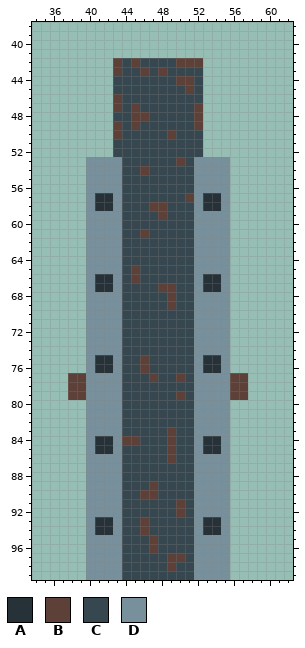
One commit to this sprite sheet: assets/images/door.png. That is the earlier state.
The file is 100x100 pixels. Shown: x 34..62, y 38..99.
Palette (. is transparent): A #263238  B #5d4037  C #37474f  D #78909c
The result:
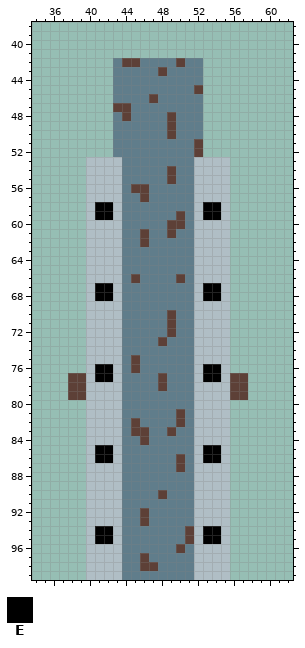
Colours new in this view: E #000000
Changes in this commit:
colour C: #37474f -> #607d8b
colour D: #78909c -> #b0bec5
y 42: x 43..44 BC -> CB; x 51..52 BB -> CC
y 43: x 43 B -> C; x 46 B -> C
y 44: x 50..51 BB -> CC
y 45: x 51..52 BC -> CB
y 46: x 43 B -> C; x 47 C -> B
y 47: x 44..45 CB -> BC; x 52 B -> C
y 48: x 44..46 CBB -> BCC; x 49 C -> B; x 52 B -> C
y 49: x 43 B -> C; x 45 B -> C; x 49 C -> B; x 52 B -> C
y 50: x 43 B -> C
y 51..52: x 52 C -> B
y 53: x 50 B -> C
y 54: x 46 B -> C; x 49 C -> B
y 55: x 49 C -> B
y 56: x 45..46 CC -> BB
y 57: x 41..42 AA -> DD; x 46 C -> B; x 51 B -> C; x 53..54 AA -> DD
y 58: x 41..42 AA -> EE; x 47..48 BB -> CC; x 53..54 AA -> EE
y 59: x 41..42 DD -> EE; x 48 B -> C; x 50 C -> B; x 53..54 DD -> EE
y 60: x 49..50 CC -> BB
y 61: x 49 C -> B
y 62: x 46 C -> B
y 65: x 45 B -> C
y 66: x 41..42 AA -> DD; x 50 C -> B; x 53..54 AA -> DD
y 67: x 41..42 AA -> EE; x 48..49 BB -> CC; x 53..54 AA -> EE
y 68: x 41..42 DD -> EE; x 49 B -> C; x 53..54 DD -> EE
y 69: x 49 B -> C
y 70..72: x 49 C -> B
y 73: x 48 C -> B
y 75: x 41..42 AA -> DD; x 45..46 CB -> BC; x 53..54 AA -> DD
y 76: x 41..42 AA -> EE; x 45..46 CB -> BC; x 53..54 AA -> EE
y 77: x 41..42 DD -> EE; x 47..48 BC -> CB; x 50 B -> C; x 53..54 DD -> EE
y 78: x 48 C -> B
y 79: x 50 B -> C
y 81: x 50 C -> B
y 82: x 45 C -> B; x 50 C -> B
y 83: x 45..46 CC -> BB
y 84: x 41..42 AA -> DD; x 44..46 BBC -> CCB; x 49 B -> C; x 53..54 AA -> DD
y 85: x 41..42 AA -> EE; x 49 B -> C; x 53..54 AA -> EE
y 86: x 41..42 DD -> EE; x 49..50 BC -> CB; x 53..54 DD -> EE
y 87: x 50 C -> B
y 89: x 47 B -> C
y 90: x 46..48 BBC -> CCB
y 91: x 50 B -> C
y 92: x 46 C -> B; x 50 B -> C
y 93: x 41..42 AA -> DD; x 53..54 AA -> DD
y 94: x 41..42 AA -> EE; x 46 B -> C; x 51 C -> B; x 53..54 AA -> EE
y 95: x 41..42 DD -> EE; x 47 B -> C; x 51 C -> B; x 53..54 DD -> EE
y 96: x 47 B -> C; x 50 C -> B
y 97: x 46 C -> B; x 49..50 BB -> CC
y 98: x 46..47 CC -> BB; x 49 B -> C
Where, in picture pixels (left, top, right, bottom), the same in both pictures:
changed: (86, 58, 230, 580)
